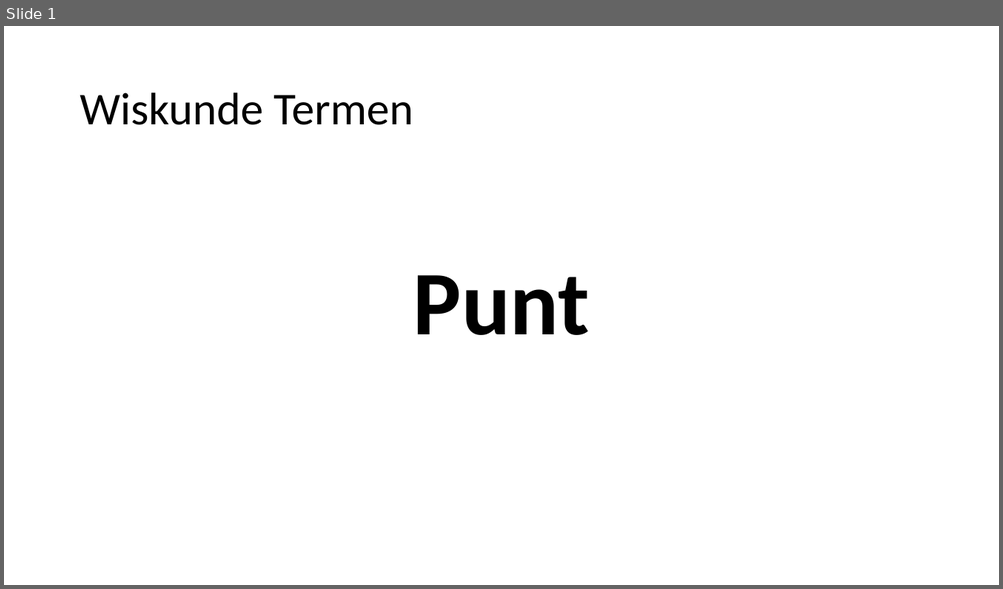
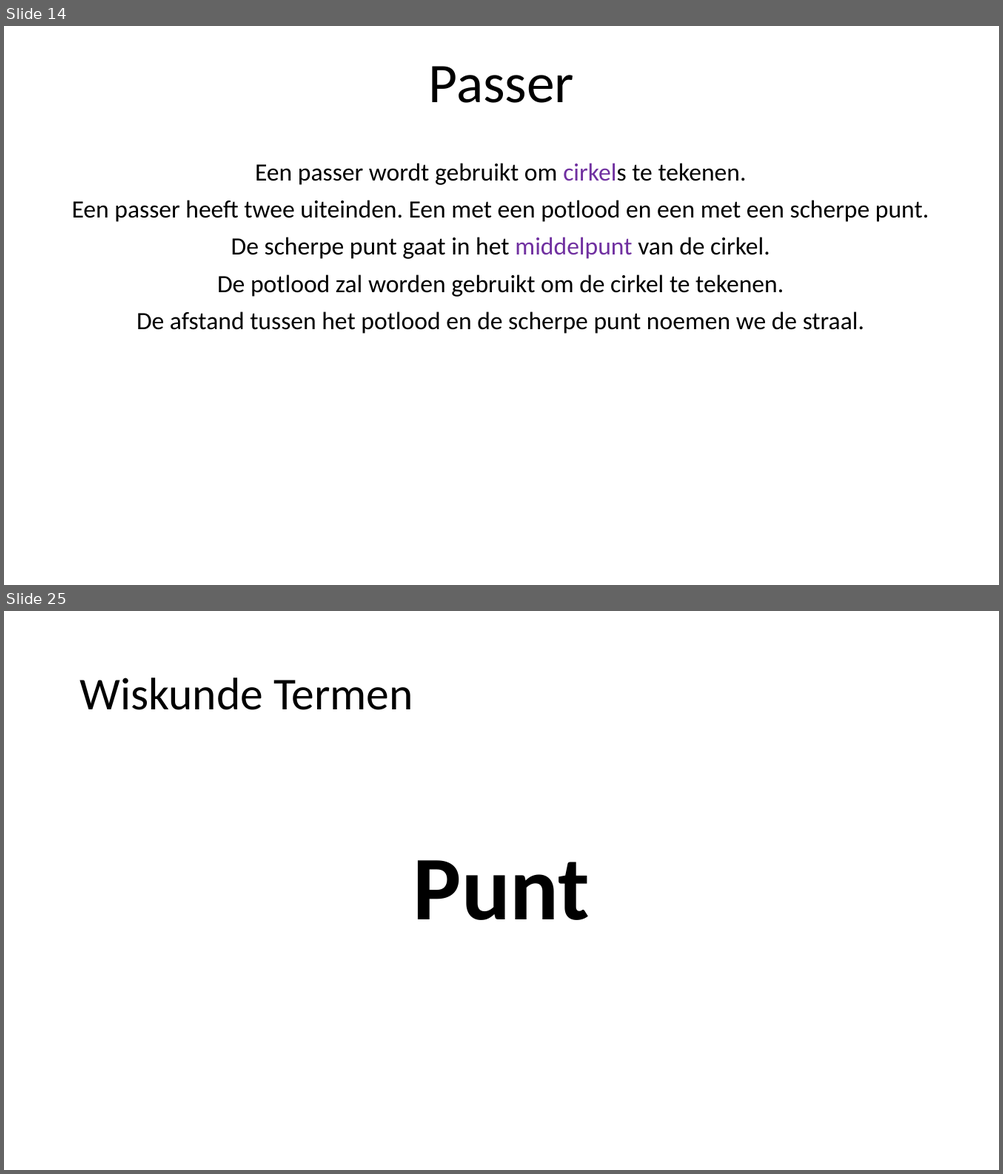
Before and after one commit to heinvinkel/wiskundetermen, a slide deck: meetkunde/AAAAMeetkunde.pptx. Shown one above the other, each under a label of ours: slide 1 before the commit, slides 14 and 25 after it; the slides between them are not shown. The pictures are 1003x589 and 1003x1174 pixels, drawn with LibreOffice and Linux fonts; fonts in the diff are those of the drawing. Boxes give left, top, right and bottom in pixels: in the first picture for what was removed or moved away, otherwise in the second. Text is boxed around its words. In the diff, an @@ line names an element or a change of style, - is before the commit and + after.

```diff
--- a/meetkunde/AAAAMeetkunde.pptx
+++ b/meetkunde/AAAAMeetkunde.pptx
@@ slide 14 added at [4,26,999,585], background #FFFFFF @@
@@ title added at [429,66,575,103], 54 pt, text #000000 @@
+Passer
@@ subtitle added at [72,163,928,334], 24 pt, text #000000 @@
+Een passer wordt gebruikt om cirkels te tekenen.
+Een passer heeft twee uiteinden. Een met een potlood en een met een scherpe punt.
+De scherpe punt gaat in het middelpunt van de cirkel.
+De potlood zal worden gebruikt om de cirkel te tekenen.
+De afstand tussen het potlood en de scherpe punt noemen we de straal.
@@ what was slide 1 is now slide 25 @@
```
Also in this commit, not shown: 23 other slides added, 13 other files.
